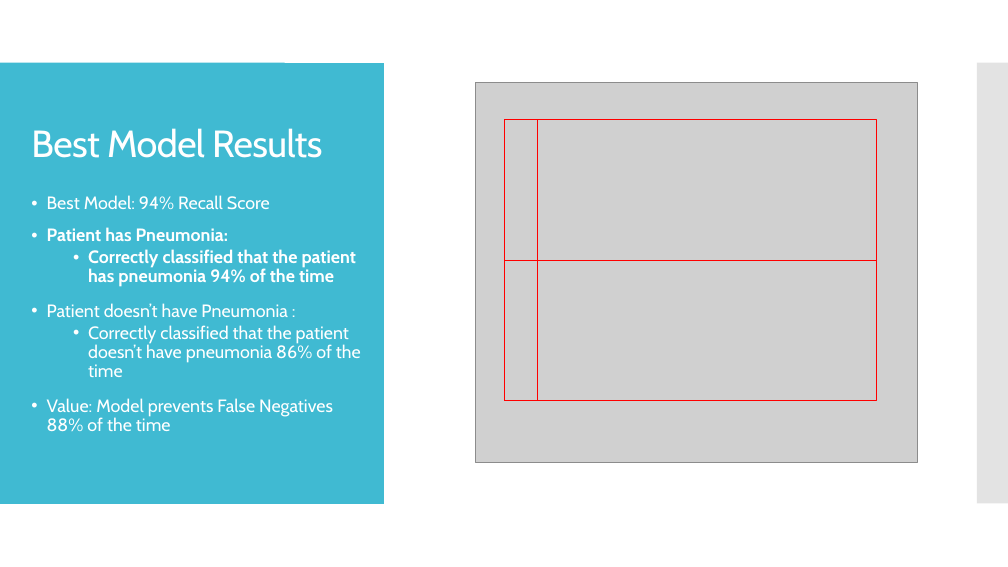
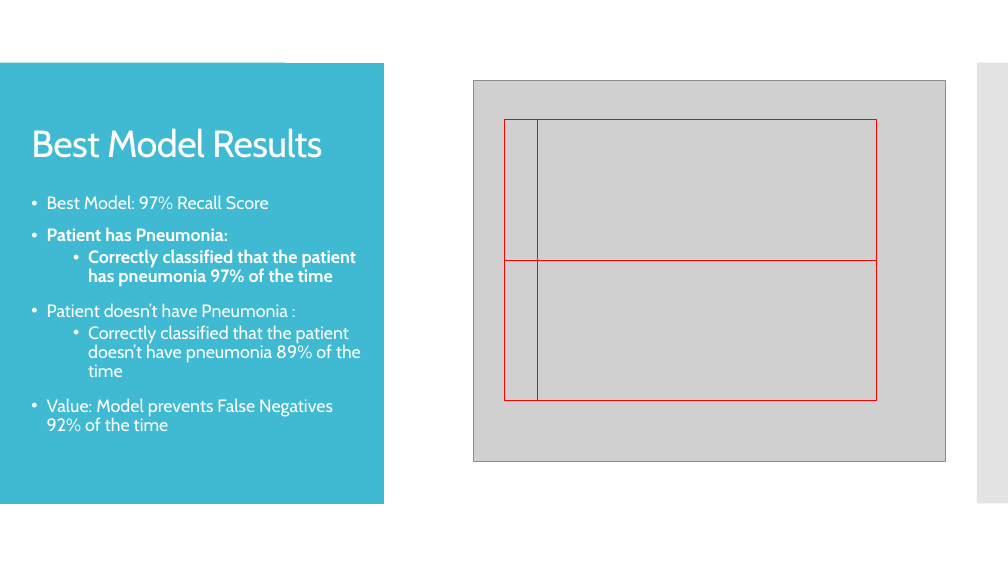
Before and after one commit to justingrisanti/dsc-phase-4-project, a slide deck: slide 8 of Module 4 Final Project Presentation.pptx. Drawn at 1008x567 pixels with LibreOffice and Linux fonts; fonts in the diff are those of the drawing; grey boxes stand for pictures. Boxes give left, top, right and bottom in pixels: in the first picture for what was removed or moved away, otherwise in the second. Text is boxed around its words. In the diff, an @@ line names an element or a change of style, - is before the commit and + after.

```diff
--- a/Module 4 Final Project Presentation.pptx
+++ b/Module 4 Final Project Presentation.pptx
@@ picture: place and size @@
-picture at (476,82,917,463)
+picture at (474,81,945,461)
@@ text at (47,195,269,210): text changed @@
-• Best Model: 94% Recall Score
+• Best Model: 97% Recall Score
@@ text at (88,249,357,287): text changed @@
-  • Correctly classified that the patient has pneumonia 94% of the time
+  • Correctly classified that the patient has pneumonia 97% of the time
@@ text at (47,325,361,432): text changed @@
-  • Correctly classified that the patient doesn’t have pneumonia 86% of the time
-• Value: Model prevents False Negatives 88% of the time
+  • Correctly classified that the patient doesn’t have pneumonia 89% of the time
+• Value: Model prevents False Negatives 92% of the time
```
Also in this commit, not shown: 5 other files.
